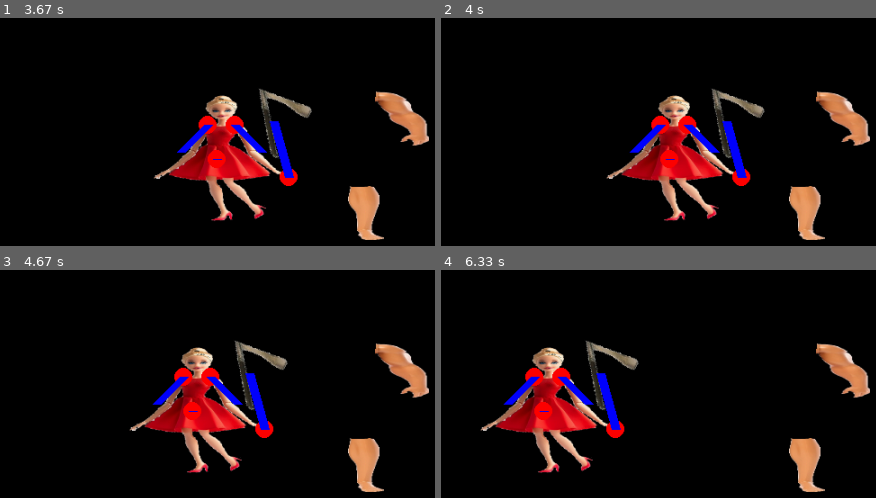
Above: before the commit, frames 1-4 (two rows, left to right).
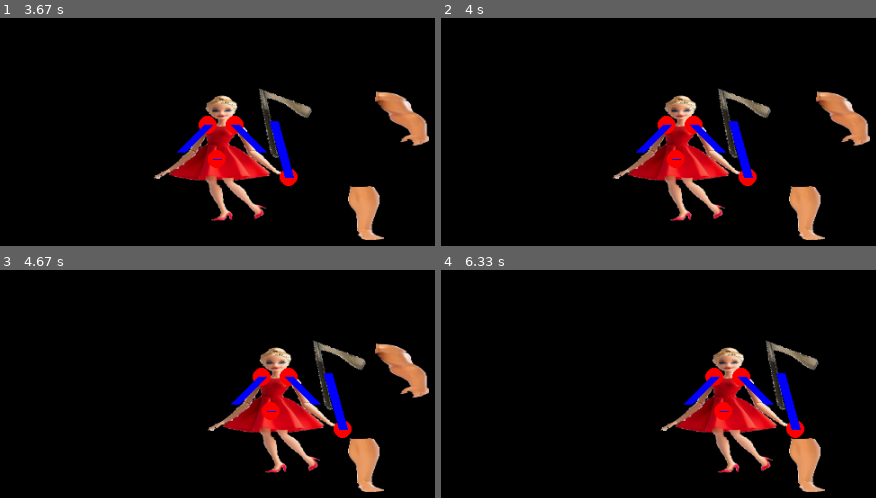
Above: after the commit, the same moments.

Repository: L0tyz/Projet-3
Game: pygame game, started from snake_ladders/minigames/hangman/hangman.py
Two runs of this game, one before a commit and one after it. Both use one fixed random seed, a clock stepped at 60 frames per second and the inputs below.
Inputs:
- Up to frame 1 (3.67 s): tap B at 0.33, 0.67, 1.07, 1.37, 1.57, 2.97 s
- Up to frame 2 (4 s): no input
- Up to frame 3 (4.67 s): no input
- Up to frame 4 (6.33 s): no input

Frame 1 is identical in both runs. In frame 2, 7.9% of the frame differs, in the area x 37-76%, y 31-90%; in frame 3, 14%; in frame 4, 17%, in the area x 8-99%, y 31-90%.

Commit message:
Ajout de commentaires explicant les fonctions de barbie, ken et de hangman
Co-authored-by: Copilot <copilot@github.com>

Diff:
--- a/snake_ladders/minigames/hangman/hang_barbie.py
+++ b/snake_ladders/minigames/hangman/hang_barbie.py
@@ -29,12 +29,12 @@
         self.retour = True
 
     """
-    Entrées: self
-    Sorties: rien
-    But: Changer les parametres voulu des images de barbie
+    Entrées: self, etat
+    Sorties: Aucune
+    But: Mettre a jour les parametres des parties de barbie en fonction de letat
     """
     # NOTE:Attention quand utilisateur nattendera pas pour taper et le retour que barbie fera
-    def update(self, etat):
+    def mettre_a_jour(self, etat):
         if not etat is self.etat:
             self.aller = True
             self.retour = True
@@ -42,7 +42,8 @@
 
         match etat: # Translation de barbie en fonction de l'état
             case etat_hangman.AUCUN_ECHEC:
-                self.mettre_barbie_immobile()
+                pass
+                #self.mettre_barbie_immobile()
             case etat_hangman.UNE_ERREUR:
                 self.etat_emplacement(x_finale=200, angle_hache=45)
             case etat_hangman.DEUX_ERREURS:
@@ -54,18 +55,18 @@
             case etat_hangman.CINQ_ERREURS:
                 self.etat_emplacement(x_finale=260, angle_hache=45)
             case etat_hangman.SIX_ERREURS:
-                self.etat_emplacement(x_finale=300, angle_hache=60)
+                self.etat_emplacement(x_finale=400, angle_hache=60)
             case __:
                 self.mettre_barbie_immobile()
         self.parts.update()
 
 
     """
-    Entrées: self
-    Sorties: rien
-    But: Dessiner les parametres voulu de la partie
+    Entrées: self, ecran
+    Sorties: Aucune
+    But: Dessiner barbie a lecran
     """
-    def draw(self, ecran):
+    def dessiner(self, ecran):
         self.parts.draw(ecran)
         if self.debug:
             for part in self.parts:
@@ -74,19 +75,24 @@
 
 
     """
-    Entrées: self
-    Sorties: rien
-    But: Tourner bras droit de barbie ctclkwise
+    Entrées: self, x_finale, angle_hache
+    Sorties: Aucune
+    But: Tourner et deplacer barbie en fonction de son emplacement voulu, de linclinaison de la hache et de la situation du programme
     """
     def etat_emplacement(self, x_finale, angle_hache):
-        if self.aller:
+        if self.aller: # elif essentielle vu que ne veut pas les deux
             self.bouger_barbie_x(x_finale, True)
             self.angler_hache(angle_hache)
         elif self.retour:
             self.bouger_barbie_x((hang_constantes.barbie_tronc_position_pivot_init[0]), False)
         else:
-            self.mettre_barbie_immobile()
+            pass
 
+    """
+    Entrées: self, angle_souhaiter
+    Sorties: Aucune
+    But: Incliner lhache en fonction de linclinaison voulu(angle_souhaiter)
+    """
     def angler_hache(self, angle_souhaiter):
             if self.hache.angle > angle_souhaiter:
                 self.hache.angle -= min(5, self.hache.angle - angle_souhaiter) # Limiter le ghosting
@@ -95,6 +101,11 @@
             else:
                 self.hache.angle = angle_souhaiter
 
+    """
+    Entrées: self, x_finale, aller
+    Sorties: Aucune
+    But: Deplacer toutes les parties de barbie en fonction de la position voulu
+    """
     def bouger_barbie_x(self, x_finale, aller):
         x_actuel = int(self.tronc.emplacement_pivot.x)
         vecteur_commun = pygame.math.Vector2(1, 0)
@@ -110,12 +121,6 @@
             self.bras_gauche.emplacement_pivot += vecteur_commun
         else:
             if aller:
-                self.aller = not self.aller # TODO:Attention quand utilisateur nattendera pas pour taper et le retour que barbie fera
+                self.aller = not self.aller
             else:
                 self.retour = not self.retour
-
-    def mettre_barbie_immobile(self):
-        self.hache.emplacement_pivot = pygame.math.Vector2(hang_constantes.hache_position_pivot_init)
-        self.tronc.emplacement_pivot = pygame.math.Vector2(hang_constantes.barbie_tronc_position_pivot_init)
-        self.bras_droit.emplacement_pivot = pygame.math.Vector2(hang_constantes.barbie_bras_droit_position_pivot_init)
-        self.bras_gauche.emplacement_pivot = pygame.math.Vector2(hang_constantes.barbie_bras_gauche_position_pivot_init)
--- a/snake_ladders/minigames/hangman/hang_ken.py
+++ b/snake_ladders/minigames/hangman/hang_ken.py
@@ -31,7 +31,7 @@
     Sorties: rien
     But: Changer les parametres voulu des images de ken
     """
-    def update(self, etat, partie_frapper):
+    def mettre_a_jour(self, etat, partie_frapper):
         match etat:
             case etat_hangman.AUCUN_ECHEC:
                 #self.swing_arm()
@@ -55,32 +55,16 @@
                 if partie_frapper:
                     self.parts.remove_internal(partie_frapper)
             case __:
-                self.swing_arm()
-        #self.bouge_torse()
+                pass
         self.parts.update()
     """
-    Entrées: self
+    Entrées: self, ecran
     Sorties: rien
-    But: Dessiner les parametres voulu de ken
+    But: Dessiner ken a lecran
     """
-    def draw(self, ecran):
+    def dessiner(self, ecran):
         self.parts.draw(ecran)
         if self.debug:
             for part in self.parts:
                 pygame.draw.circle(ecran, (255, 0, 0), part.emplacement_pivot, 10)
                 pygame.draw.line(ecran, (0, 0, 255), part.emplacement_pivot, part.rect.center, 10)
-    """
-    Entrées: self
-    Sorties: rien
-    But: Tourner bras droit de barbie ctclkwise
-    """
-    def swing_arm(self):
-        self.bras_droit.angle += 1
-
-    """
-    Entrées: self
-    Sorties: rien
-    But: Tourner bras droit de barbie ctclkwise
-    """
-    def bouge_torse(self):
-        self.torse.emplacement_pivot += pygame.math.Vector2(10, 0)
--- a/snake_ladders/minigames/hangman/hangman.py
+++ b/snake_ladders/minigames/hangman/hangman.py
@@ -35,34 +35,55 @@
         self.obj_barbie = barbie()
         self.obj_ken = ken()
 
+    """
+    Entrées: self
+    Sorties: Aucune
+    But: Gérer le mini-jeu de hangman avec pygame
+    """
     def gerer_evenements(self):
         for e in pygame.event.get():
                 if e.type == pygame.QUIT:
                     self.running = False
 
+    # TODO:MAYBE DUMP
     def limiter_temps(self):
         temps_ecouler = (pygame.time.get_ticks() - self.temps_actuel)/1000 # Temps écoulé depuis le lancement du jeu en millisecondes
         if temps_ecouler >= 10:
             temps_ecouler = (pygame.time.get_ticks() - self.temps_actuel)/1000
             self.running = False  # Attendre 2 secondes avant de fermer le jeu
 
+    """
+    Entrées: self
+    Sorties: Aucune
+    But: Ajouter une erreur lorsque lutilisateur nappuie pas sur la bonne touche(pour changer letat des objets)
+    """
     def ajouter_erreur(self):
         if pygame.key.get_just_pressed()[pygame.K_b] and self.erreurs <= 6: # Limiter les erreurs à 6
             self.erreurs += 1
-
-    def update(self):
+    """
+    Entrées: self
+    Sorties: Aucune
+    But: Mettre a jour les valeurs pour quils soient celle a afficher a lecran en prochain
+    """
+    def mettre_a_jour(self):
         etat = etat_hangman(self.erreurs)
         partie_frapper = pygame.sprite.spritecollideany(self.obj_barbie.hache, self.obj_ken.parts)
-        self.obj_barbie.update(etat)
-        self.obj_ken.update(etat, partie_frapper)
-
-    def draw(self):
+        self.obj_barbie.mettre_a_jour(etat)
+        self.obj_ken.mettre_a_jour(etat, partie_frapper)
+    """
+    Entrées: self
+    Sorties: Aucune
+    But: Rafraichir lecran et dessiner les objets
+    """
+    def dessiner(self):
         self.ecran.fill(hang_constantes.couleur_fond_ecran)
-
-        self.obj_barbie.draw(self.ecran)
-        self.obj_ken.draw(self.ecran)
-
-
+        self.obj_barbie.dessiner(self.ecran)
+        self.obj_ken.dessiner(self.ecran)
+    """
+    Entrées: self
+    Sorties: Aucune
+    But: Demarrer et executer le mini-jeu de hangman
+    """
     def run(self):
         #pygame.event.set_grab(True) # Assuer que lattention est sur le jeu pour assurer de detecter le tapes des touches
         while self.running:
@@ -72,8 +93,8 @@
             if self.erreurs == 7: # TODO:Exit cleaner
                 self.running = False # TODO: Rendre impossible de changer detat avant quanimation soit terminer(obj_barbie.retour = False)
             self.gerer_evenements()
-            self.update()
-            self.draw()
+            self.mettre_a_jour()
+            self.dessiner()
             pygame.display.update()
 
         if self.etat == "test":
